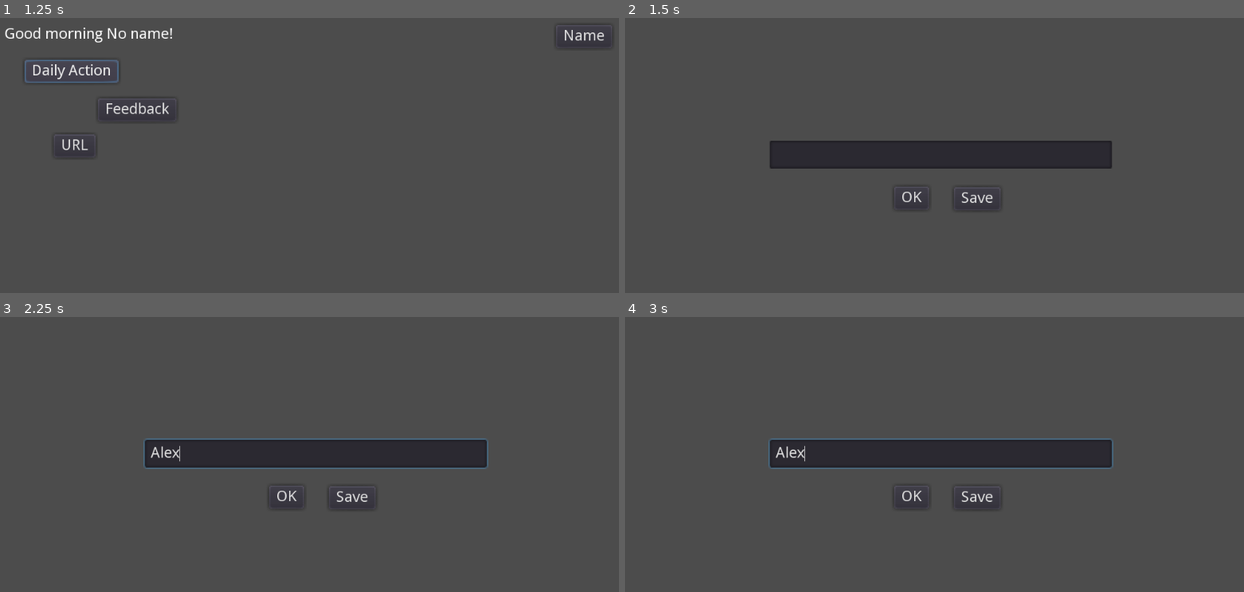
Above: before the commit, frames 1-4 (two rows, left to right).
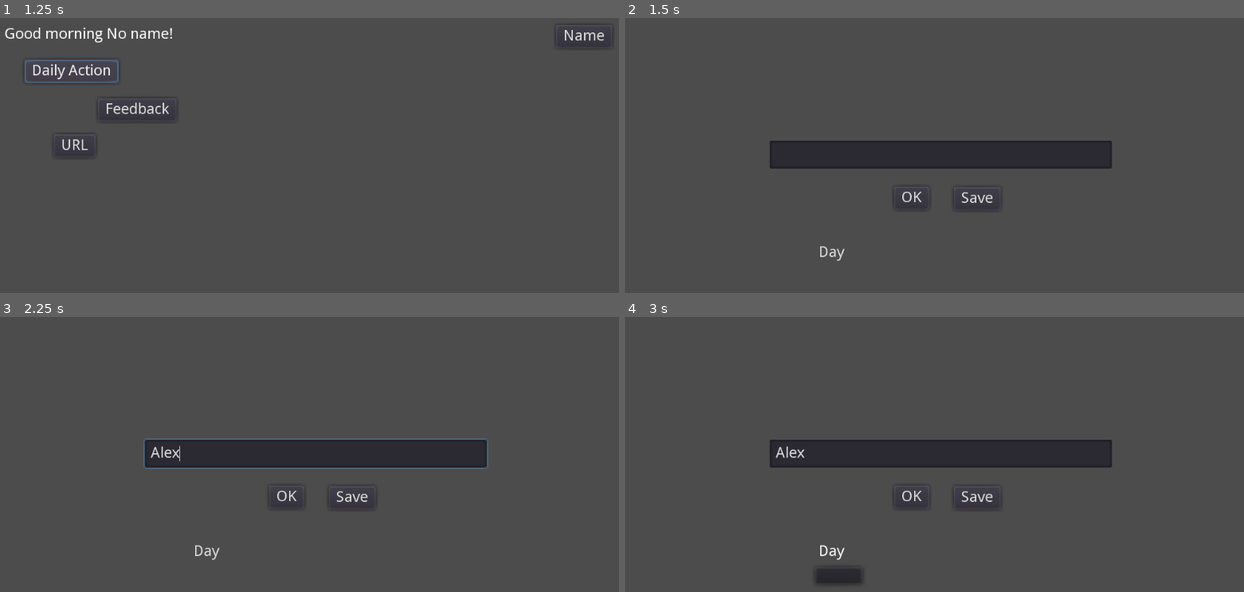
Above: after the commit, the same moments.

Repository: hobbesjaap/wellbeingapp
Game: Godot game, scene res://start_screen.tscn
Same seed, same stepped clock (60 frames per second), same inputs: the game is played once before the commit and once after it.
Inputs (mouse positions are in pixels of both pictures, inside the frame that each line leads up to):
- Up to frame 1 (1.25 s): click "Daily Action" at 0.5 s
- Up to frame 2 (1.5 s): click "Name" at 1.25 s
- Up to frame 3 (2.25 s): click (315, 454) at 2.02 s; type "Alex" at 2.1 s
- Up to frame 4 (3 s): click (829, 550) at 2.75 s, where only the run after the commit has a clickable "Day"

Frame 1 is identical in both runs. In frame 2, less than 0.1% of the frame differs, in the area x 31-36%, y 82-89%; in frame 3, less than 0.1%; in frame 4, 1.2%, in the area x 23-79%, y 44-97%.

Commit message:
updated to godot 3.5

Diff:
--- a/godot/button_user_save.gd
+++ b/godot/button_user_save.gd
@@ -2,7 +2,8 @@
 
 var config = ConfigFile.new()
 
-onready var user_name = get_node("user_details/textbox_user_name")
+onready var user_name = get_node("textbox_user_name")
+onready var user_info = get_node("/root/UserValues")
 
 # Called when the node enters the scene tree for the first time.
 func _ready():
@@ -16,7 +17,7 @@
 func _on_button_user_save_pressed():
 
 # Store some values.
-	config.set_value("User", "player_name", "Steve")
+	config.set_value("User", "player_name", user_name)
 	config.set_value("Player1", "best_score", 10)
 	config.set_value("Player2", "player_name", "V3geta")
 	config.set_value("Player2", "best_score", 9001)
--- /dev/null
+++ b/godot/program_values.gd
@@ -0,0 +1,19 @@
+extends Node
+
+
+# This variable lists the release number.
+# This is "the number of releases".
+# My aim is to check against a web file to see if
+# there is a new version available and show a
+# download button if there is.
+
+var release_version = 1
+
+
+func _ready():
+	pass # Replace with function body.
+
+
+# Called every frame. 'delta' is the elapsed time since the previous frame.
+#func _process(delta):
+#	pass
--- a/godot/project.godot
+++ b/godot/project.godot
@@ -17,6 +17,7 @@
 [autoload]
 
 UserValues="*res://user_values.gd"
+ProgramValues="*res://program_values.gd"
 
 [gui]
 
--- a/godot/start_menu.gd
+++ b/godot/start_menu.gd
@@ -5,6 +5,7 @@
 # var a = 2
 # var b = "text"
 onready var user_info = get_node("/root/UserValues")
+onready var program_info = get_node("/root/ProgramValues")
 
 # Called when the node enters the scene tree for the first time.
 func _ready():
--- a/godot/start_screen.tscn
+++ b/godot/start_screen.tscn
@@ -80,6 +80,13 @@
 margin_right = 794.0
 margin_bottom = 250.0
 
+[node name="button_birth_day" type="MenuButton" parent="user_details"]
+margin_left = 311.0
+margin_top = 367.0
+margin_right = 376.0
+margin_bottom = 404.0
+text = "Day"
+
 [connection signal="pressed" from="start_menu/button_open_github" to="start_menu/button_open_github" method="_on_button_open_github_pressed"]
 [connection signal="pressed" from="start_menu/button_email_feedback" to="start_menu/button_email_feedback" method="_on_button_email_feedback_pressed"]
 [connection signal="pressed" from="start_menu/button_name" to="start_menu/button_name" method="_on_button_name_pressed"]
Not shown, added: PRIVACY.md
